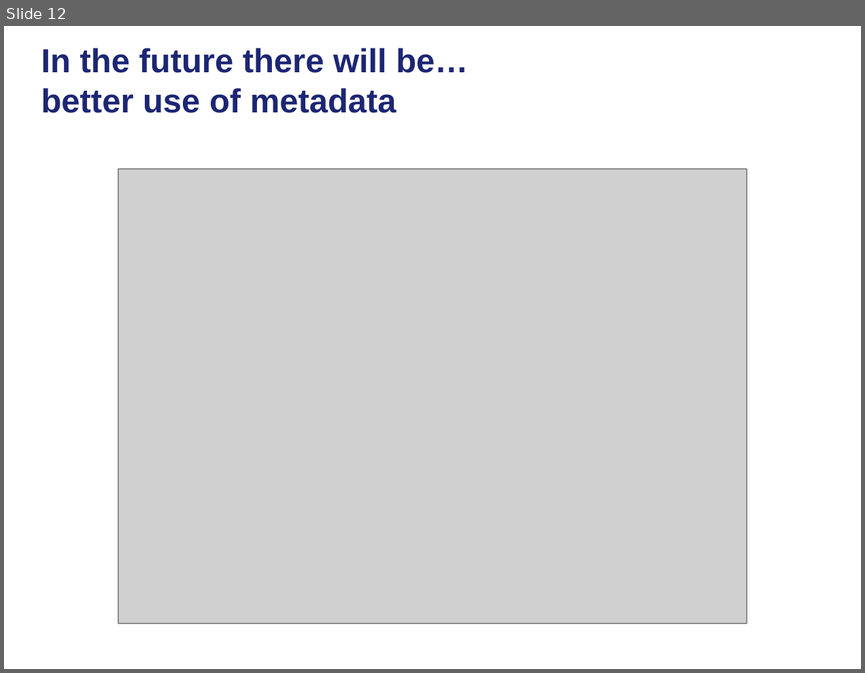
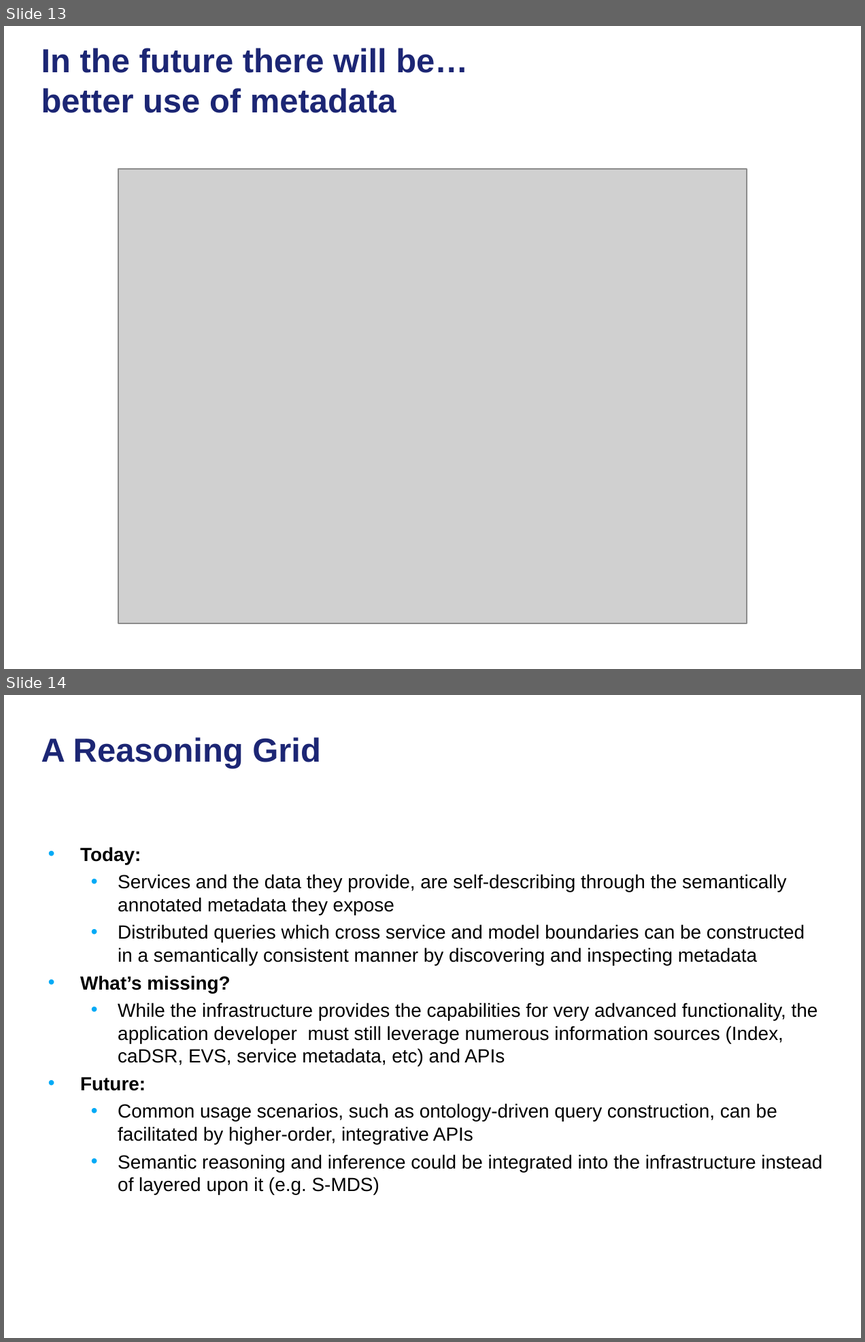
Before and after one commit to NCIP/cagrid-docs, a slide deck: presentations/200810_VCDE_ARCH/20081028_Arch_VCDE_caGrid_Future.ppt. Shown one above the other, each under a label of ours: slide 12 before the commit, slides 13 and 14 after it. The pictures are 865x673 and 865x1342 pixels, drawn with LibreOffice and Linux fonts; fonts in the diff are those of the drawing; grey boxes stand for pictures; background and template pictures are left out. Boxes give left, top, right and bottom in pixels: in the first picture for what was removed or moved away, otherwise in the second. Text is boxed around its words. In the diff, an @@ line names an element or a change of style, - is before the commit and + after.

```diff
--- a/presentations/200810_VCDE_ARCH/20081028_Arch_VCDE_caGrid_Future.ppt
+++ b/presentations/200810_VCDE_ARCH/20081028_Arch_VCDE_caGrid_Future.ppt
@@ slide 14 added at (4,695,861,1338), background picture (left out) @@
@@ title added at (41,737,321,768), 28 pt, text #1C2674, bold @@
+A Reasoning Grid
@@ text added at (80,847,822,1194), 16 pt, text #000000 @@
+• Today:
+  • Services and the data they provide, are self-describing through the semantically annotated metadata they expose
+  • Distributed queries which cross service and model boundaries can be constructed in a semantically consistent manner by discovering and inspecting metadata
+• What’s missing?
+  • While the infrastructure provides the capabilities for very advanced functionality, the application developer must still leverage numerous information sources (Index, caDSR, EVS, service metadata, etc) and APIs
+• Future:
+  • Common usage scenarios, such as ontology-driven query construction, can be facilitated by higher-order, integrative APIs
+  • Semantic reasoning and inference could be integrated into the infrastructure instead of layered upon it (e.g. S-MDS)
@@ what was slide 12 is now slide 13 @@
```
Also in this commit, not shown: 2 slides changed, 4 other slides added, 3 slides removed.
